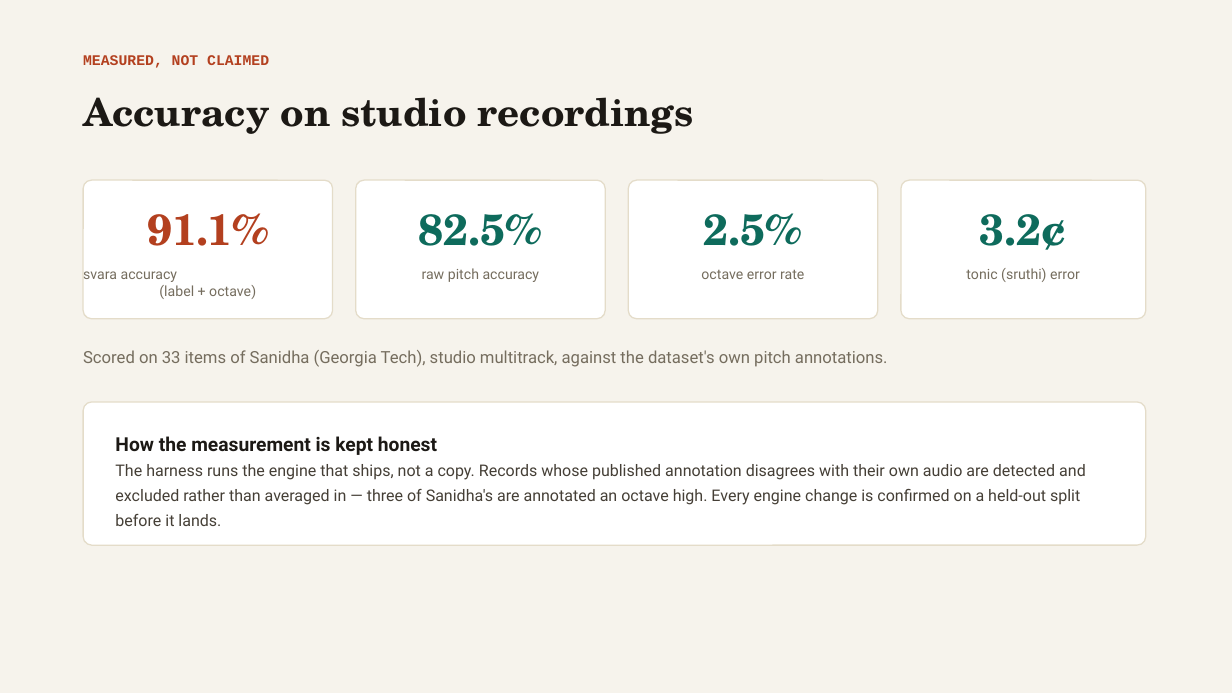
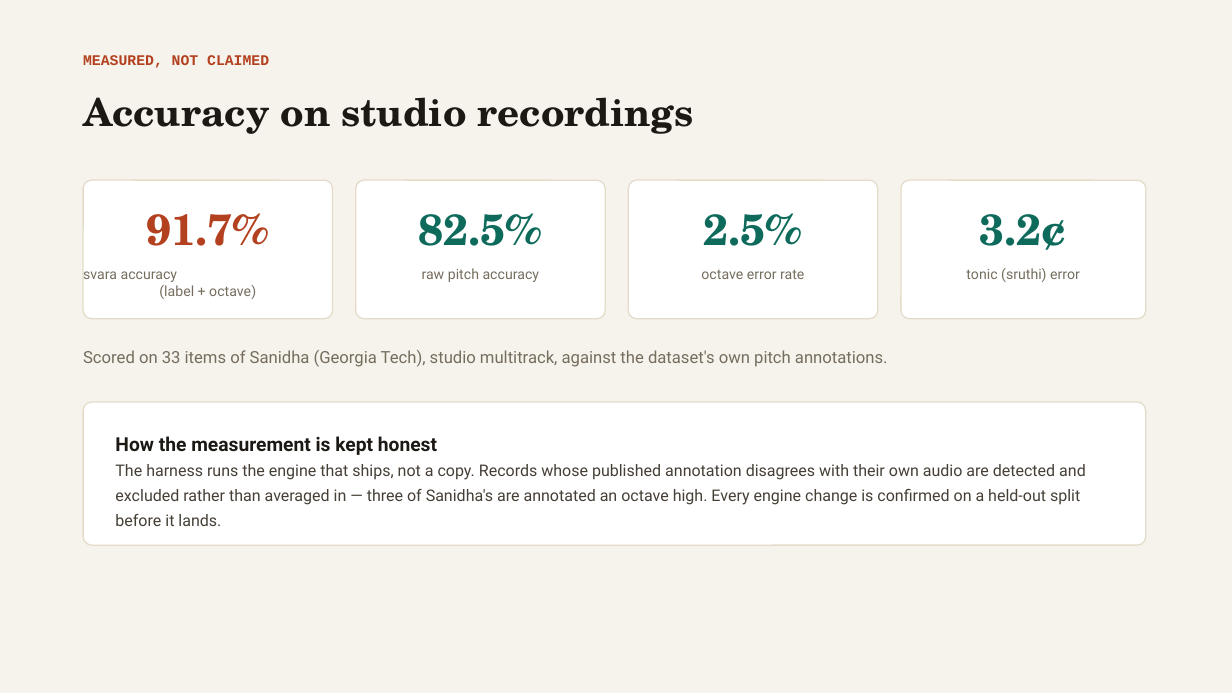
Before and after one commit to vinoth4v/sruthiscribe, a slide deck: slide 6 of SruthiScribe-pitch.pptx. Drawn at 1232x693 pixels with LibreOffice and Linux fonts; fonts in the diff are those of the drawing. Boxes give left, top, right and bottom in pixels: in the first picture for what was removed or moved away, otherwise in the second. Text is boxed around its words. In the diff, an @@ line names an element or a change of style, - is before the commit and + after.

```diff
--- a/SruthiScribe-pitch.pptx
+++ b/SruthiScribe-pitch.pptx
@@ text at (147,213,269,246): text changed @@
-91.1%
+91.7%
```
Also in this commit, not shown: 6 other files.
